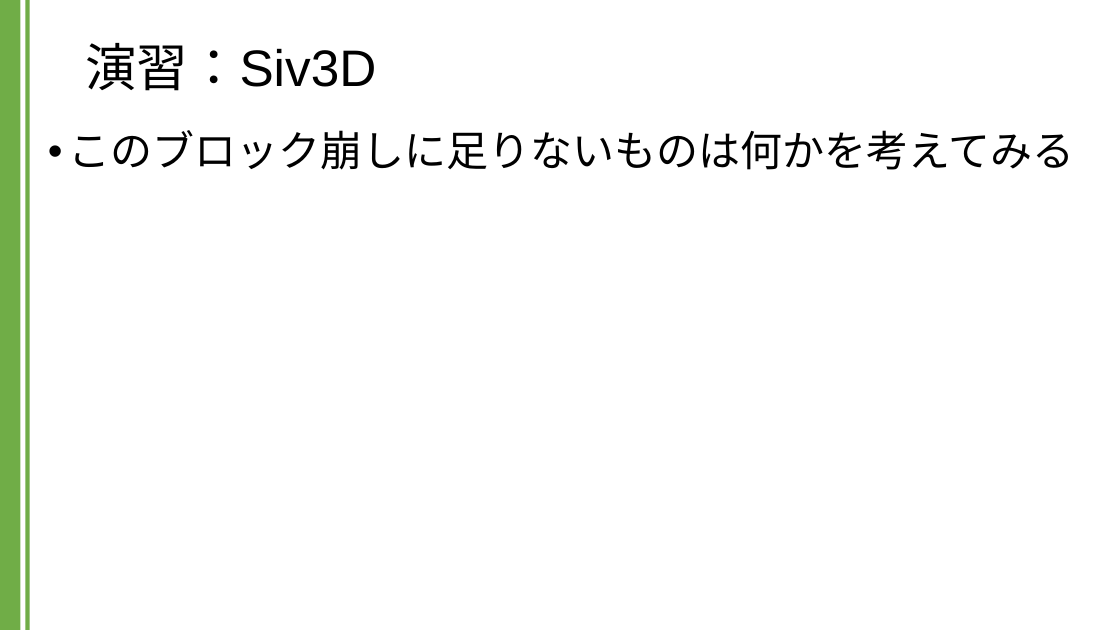
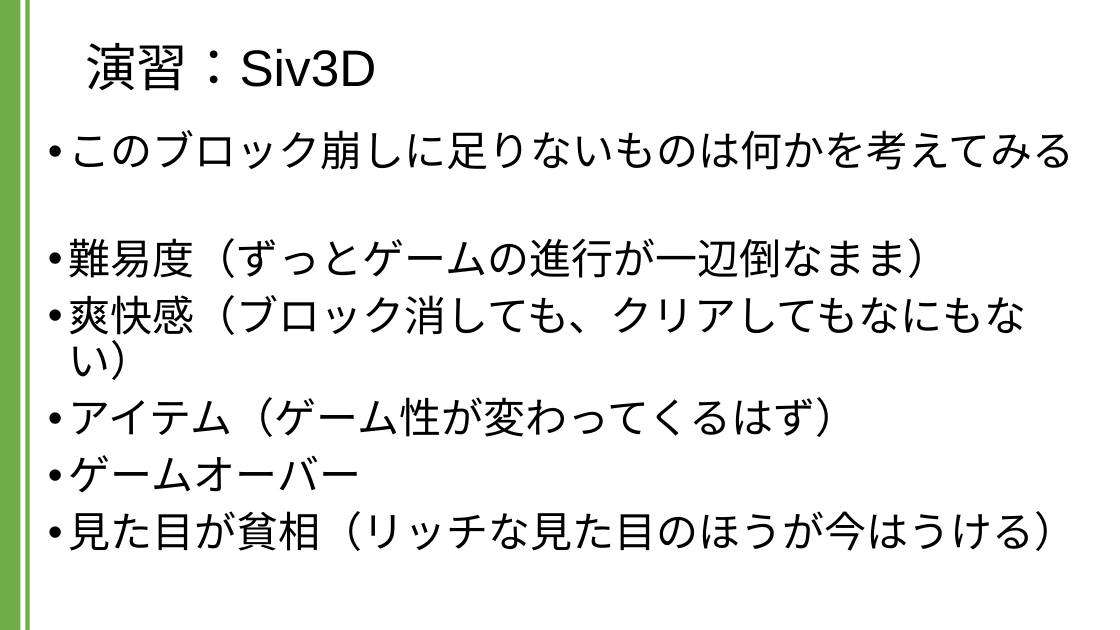
Before and after one commit to kic-murata/cpp2024, a slide deck: slide 57 of 授業資料/演習課題：Siv3D.pptx. Drawn at 1120x630 pixels with LibreOffice and Linux fonts; fonts in the diff are those of the drawing; background and template pictures are left out. Boxes give left, top, right and bottom in pixels: in the first picture for what was removed or moved away, otherwise in the second. Text is boxed around its words. In the diff, an @@ line names an element or a change of style, - is before the commit and + after.

Commit message:
講義資料

```diff
--- a/授業資料/演習課題：Siv3D.pptx
+++ b/授業資料/演習課題：Siv3D.pptx
@@ text at (69,238,1077,551): paragraphs added @@
+• 難易度（ずっとゲームの進行が一辺倒なまま）
+• 爽快感（ブロック消しても、クリアしてもなにもない）
+• アイテム（ゲーム性が変わってくるはず）
+• ゲームオーバー
+• 見た目が貧相（リッチな見た目のほうが今はうける）
```
